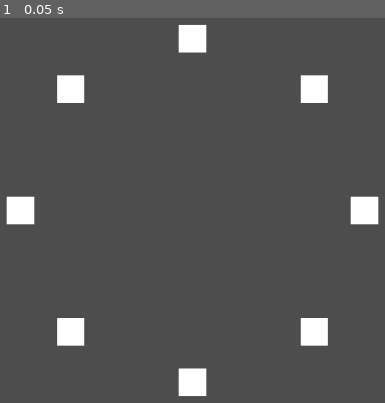
Above: before the commit, frame 1.
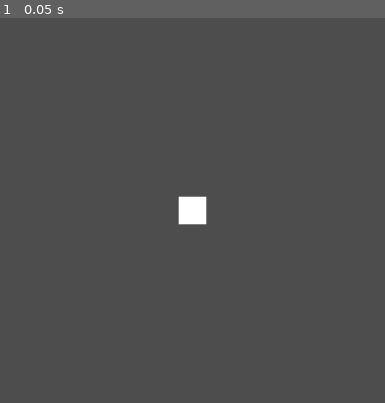
Above: after the commit, the same moment.

Repository: indifferenteye/hegswarm
Game: Godot game, scene res://scenes/galaxy.tscn
The game is run twice, just before and just after one commit, with the same random seed, the same clock (stepped at 60 frames per second) and the same inputs.
Inputs:
- Up to frame 1 (0.05 s): no input

The runs differ from the first frame. In frame 1, 4.9% of the frame differs, in the area x 1-99%, y 1-99%.
Error after the commit: Parse Error: Used space character for indentation instead of tab as used before in the file. (res://scripts/world_generation.gd:10)

Commit message:
Add asteroid belt around star

Diff:
--- /dev/null
+++ b/assets/asteroid.tscn
@@ -0,0 +1,11 @@
+[gd_scene load_steps=2 format=3 uid="uid://6rurf2kawqfh"]
+
+[sub_resource type="CanvasTexture" id="CanvasTexture_gyjrx"]
+
+[node name="star" type="Node2D"]
+
+[node name="Sprite2D" type="Sprite2D" parent="."]
+position = Vector2(2.38419e-07, 2.38419e-07)
+scale = Vector2(3, 3)
+texture = SubResource("CanvasTexture_gyjrx")
+offset = Vector2(-2.98023e-08, 0)
--- a/scenes/galaxy.tscn
+++ b/scenes/galaxy.tscn
@@ -1,16 +1,19 @@
-[gd_scene load_steps=3 format=3 uid="uid://bey6hgn2q5xdd"]
+[gd_scene load_steps=4 format=3 uid="uid://bey6hgn2q5xdd"]
 
 [ext_resource type="PackedScene" uid="uid://cwj81lysn86dj" path="res://assets/star.tscn" id="1_jxn3g"]
 [ext_resource type="Script" uid="uid://dmtkapt354yxv" path="res://scripts/world_generation.gd" id="2_mlxib"]
+[ext_resource type="PackedScene" uid="uid://6rurf2kawqfh" path="res://assets/asteroid.tscn" id="3_ast"]
+
 
 [node name="Node2D" type="Node2D"]
+[node name="Sun" parent="." instance=ExtResource("1_jxn3g")]
 
 [node name="WorldGeneration" type="Node2D" parent="."]
 
 [node name="script" type="Node2D" parent="WorldGeneration"]
 script = ExtResource("2_mlxib")
-scene_to_instance = ExtResource("1_jxn3g")
-radius = 100.0
+scene_to_instance = ExtResource("3_ast")
+distance_to_sun = 100.0
 
 [node name="Camera2D" type="Camera2D" parent="."]
 zoom = Vector2(2.48, 2.48)
--- a/scripts/world_generation.gd
+++ b/scripts/world_generation.gd
@@ -2,11 +2,11 @@
 
 @export var scene_to_instance: PackedScene
 @export var count: int = 8
-@export var radius: float = 200.0
+@export var distance_to_sun: float = 200.0
 
 func _ready():
 	for i in range(count):
 		var instance = scene_to_instance.instantiate()
 		var angle = TAU * i / count
-		instance.position = Vector2(cos(angle), sin(angle)) * radius
+                instance.position = Vector2(cos(angle), sin(angle)) * distance_to_sun
 		add_child(instance)
